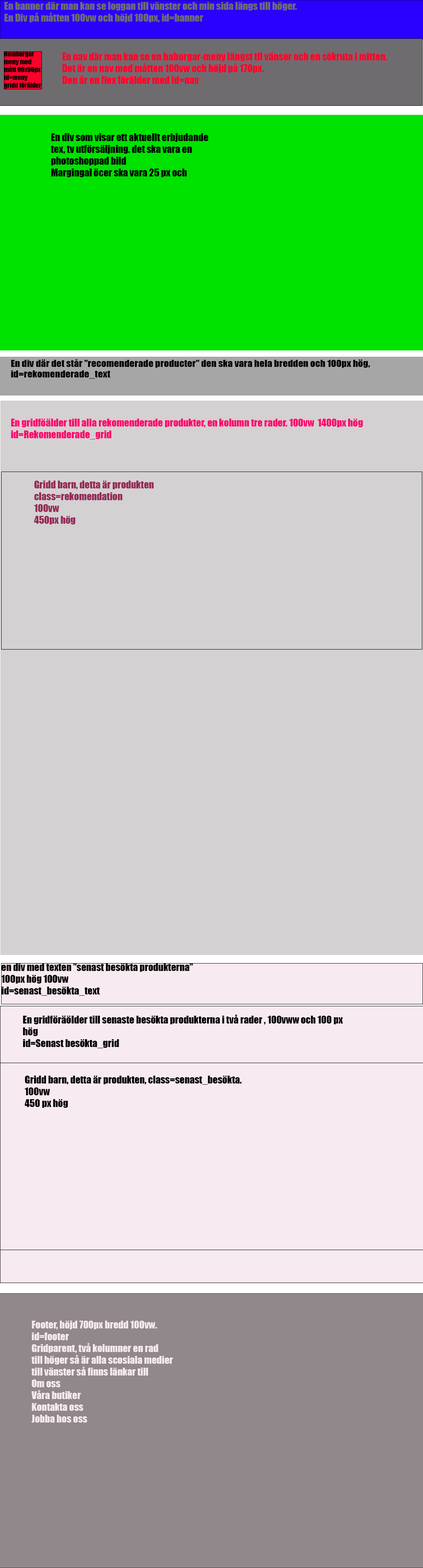
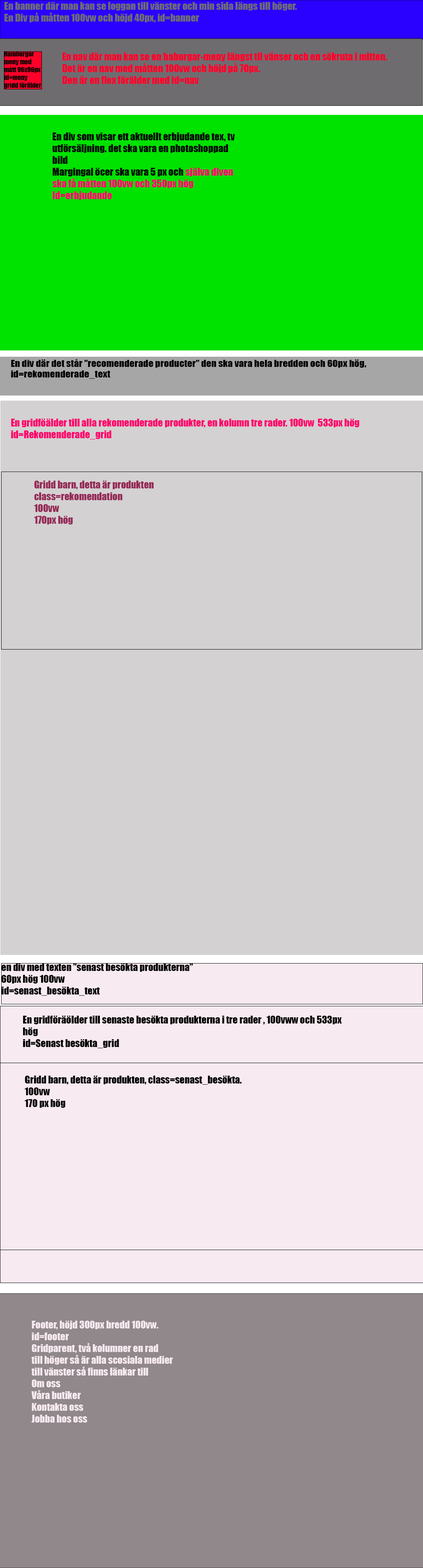
Revision of a layered 423px x 1568px image; what changed, layer by layer:
renamed "Gridd barn, detta är produkten, class=senast_besökta. 100vw 450" to "Gridd barn, detta är produkten, class=senast_besökta. 100vw 170", painted on it over 24, 1099, 69, 1108
renamed "En gridföräölder till senaste besökta produkterna i två rader ," to "En gridföräölder till senaste besökta produkterna i tre rader ,", painted on it over 229, 1014, 344, 1025
renamed "en div med texten ”senast besökta produkterna” 100px hög 100vw" to "en div med texten ”senast besökta produkterna” 60px hög 100vw i", painted on it over 1, 974, 69, 984
renamed "Footer, höjd 700px bredd 100vw. id=footer Gridparent, två kolum" to "Footer, höjd 300px bredd 100vw. id=footer Gridparent, två kolum", painted on it over 79, 1320, 159, 1330
renamed "Gridd barn, detta är produkten class=rekomendation 100vw 450px" to "Gridd barn, detta är produkten class=rekomendation 100vw 170px", painted on it over 34, 515, 76, 525
painted on "En gridföälder till alla rekomenderade produkter, en kolumn tre" over 317, 418, 364, 428
painted on "En div där det står ”recomenderade producter” den ska vara hela" over 327, 359, 371, 368
painted on "En div som visar ett aktuellt erbjudande tex, tv utförsäljning." over 50, 132, 236, 200
painted on "En nav där man kan se en haburgar-meny längst til vänser och en" over 239, 64, 265, 73
painted on "En banner där man kan se loggan till vänster och min sida längs" over 134, 13, 204, 23
